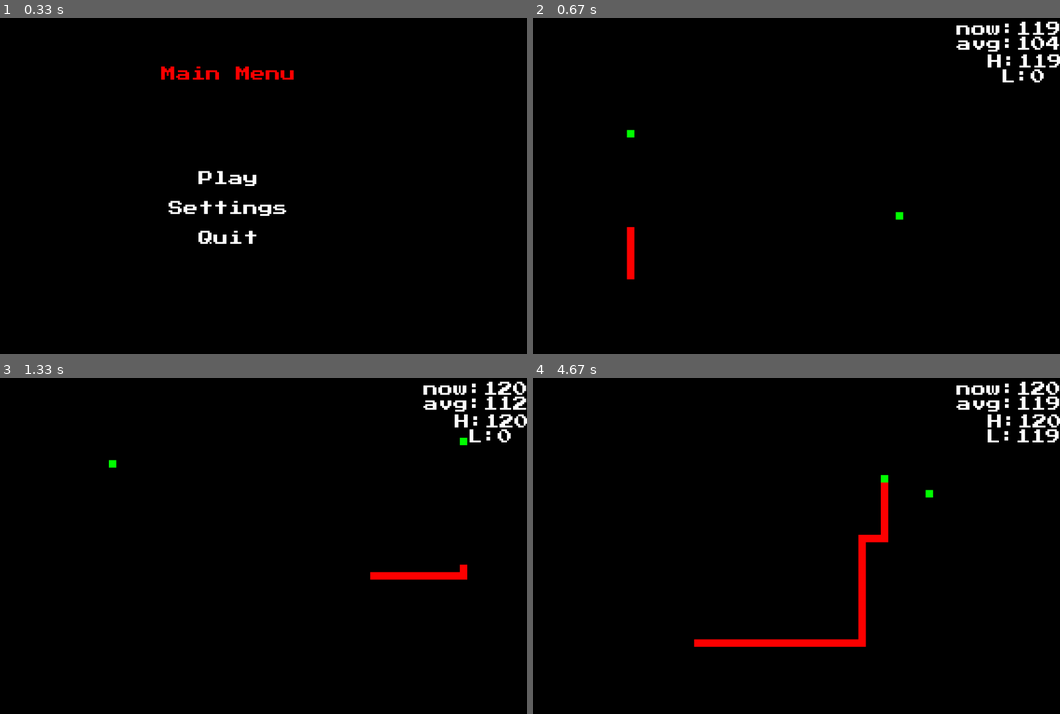
Above: before the commit, frames 1-4 (two rows, left to right).
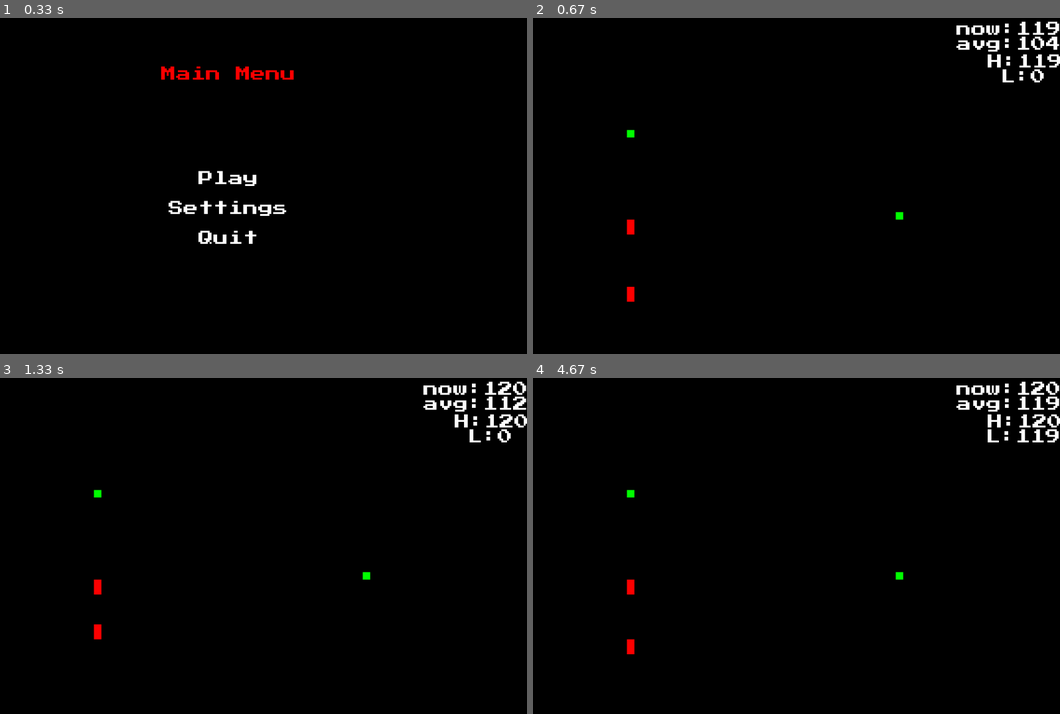
Above: after the commit, the same moments.

Repository: nmurphy101/Pygame2DFramework
Game: pygame game, started from main.py
Two runs of this game, one before a commit and one after it. Both use one fixed random seed, a clock stepped at 60 frames per second and the inputs below.
Inputs (mouse positions are in pixels of both pictures, inside the frame that each line leads up to):
- Up to frame 1 (0.33 s): no input
- Up to frame 2 (0.67 s): click (759, 179) at 0.38 s
- Up to frame 3 (1.33 s): no input
- Up to frame 4 (4.67 s): no input

Frame 1 is identical in both runs. In frame 2, 0.3% of the frame differs, in the area x 17-20%, y 59-85%; in frame 3, 0.7%; in frame 4, 1.9%, in the area x 17-76%, y 28-83%.

Commit message:
Trying to get tail segments moving more optimized... WIP

Diff:
--- a/pkg/snake_game/entities/entity.py
+++ b/pkg/snake_game/entities/entity.py
@@ -35,6 +35,8 @@
         self.alive = False
         # Determines if entity can be killed
         self.killable = True
+        # Entity is a child/follower in a train of same children
+        self.child_train = False
         # Entity ability cooldown timer
         self.abilty_cooldown = 1
         # Entity is player
@@ -88,7 +90,7 @@
         self.target = None
         self.secondary_target = None
         # children list
-        self.children = []
+        self.children = pygame.sprite.OrderedUpdates()
 
     def update(self):
 
@@ -114,8 +116,18 @@
                 line.draw(self)
             # Draw each child if there are any
             if self.children:
-                for child in self.children:
-                    child.draw(screen, obj_container)
+                if self.child_train:
+                    last_child = self.children.sprites()[-1]
+                    print(f"{last_child.ID}, {last_child.tail_pos}/{len(self.children)}")
+                    last_child.update()
+                    self.children.remove(last_child)
+                    self.children.add(last_child)
+                    dirty_rects = self.children.draw(screen)
+                    pygame.display.update(dirty_rects)
+                else:
+                    for child in self.children:
+                        child.draw(screen, obj_container)
+
 
     def interact(self, interacting_obj):
         # Play interacting_obj death sound
--- a/pkg/snake_game/entities/snake/snake.py
+++ b/pkg/snake_game/entities/snake/snake.py
@@ -71,14 +71,16 @@
         self.sound_death_volume = float(app.game.game_config["settings"]["sound"]["effect_volume"])/self.sound_mod
         # Interact sound
         # self.sound_interact = pygame.mixer.Sound("")
+        # Entity's children/followers in a train of same children objs
+        self.child_train = True
         # Number of tail segments
         self.num_tails = 5
         # Initilize starting tails
         for pos in range(self.num_tails+1):
             if pos == 0:
-                self.children.append(TailSegment(alpha_screen, screen, screen_size, app, self, pos, self.ID, player=self.player))
+                self.children.add(TailSegment(alpha_screen, screen, screen_size, app, self, pos, self, player=self.player))
             else:
-                self.children.append(TailSegment(alpha_screen, screen, screen_size, app, self.children[pos-1], pos, self.ID, player=self.player))
+                self.children.add(TailSegment(alpha_screen, screen, screen_size, app, self.children.sprites()[pos-1], pos, self, player=self.player))
 
     def grow(self, eaten_obj):
         '''
@@ -95,13 +97,13 @@
                     self.screen,
                     self.screen_size,
                     self.app,
-                    self.children[self.num_tails - 1],
+                    self.children.sprites()[self.num_tails - 1],
                     self.num_tails + 1,
-                    parent_id = self.ID,
+                    parent = self,
                     player=self.player,
                 )
                 tail.player = self.player
-                self.children.append(tail)
+                self.children.add(tail)
                 self.num_tails += 1
 
     def up_score(self, eaten_obj):
@@ -184,7 +186,7 @@
 
     Tail Segment for the snake
     '''
-    def __init__(self, alpha_screen, screen, screen_size, app, ahead_obj, tail_pos, parent_id, player=False):
+    def __init__(self, alpha_screen, screen, screen_size, app, ahead_obj, tail_pos, parent, player=False):
         # Name for this type of object
         self.name = "tail-segment_"
         # Initilize parent init
@@ -192,7 +194,7 @@
         # Entity is dead or alive
         self.alive = True
         # Parent of this child
-        self.parent_id = parent_id
+        self.parent = parent
         # Is this a entity part of the player obj?
         self.player = player
         # Determines if entity can be killed
@@ -228,21 +230,21 @@
         # Entity is a rectangle object
         self.rect = self.image.get_rect(topleft=self.position)
 
-    def draw(self, screen, _):
-        '''
-        draw
-        ~~~~~~~~~~
-
-        draw does stuff
+    def update(self):
+        '''
+        update
+        ~~~~~~~~~~
+
+        update does stuff
         '''
         if self.alive:
             # Save current position as last position
             self.prev_position = self.position
-            # located where the ahead obj was last
-            self.position = self.ahead_obj.prev_position
+            # located where the parent obj was last
+            self.position = self.parent.prev_position
             self.rect.topleft = self.position
             # Render the tail segment based on it's parameters
-            screen.blit(self.image, self.position)
+            # screen.blit(self.image, self.position)
 
     def interact(self, interacting_obj):
         # Play interacting_obj death sound
--- a/pkg/snake_game/entities/tele_portal/tele_portal.py
+++ b/pkg/snake_game/entities/tele_portal/tele_portal.py
@@ -63,7 +63,7 @@
         self.sight_lines = []
         # Initilize starting children if it has no parent (and thus is the parent)
         if not parent:
-            self.children.append(TelePortal(alpha_screen, screen, screen_size, app, parent=self))
+            self.children.add(TelePortal(alpha_screen, screen, screen_size, app, parent=self))
 
     def spawn(self, obj_container):
         '''
--- a/pkg/snake_game/game.py
+++ b/pkg/snake_game/game.py
@@ -136,7 +136,7 @@
         # player_snake = Snake(self.alpha_screen, self.screen, self.screen_size, self.app, player=True)
         # player_snake.speed_mod = .75
         enemy_snake = Snake(self.alpha_screen, self.screen, self.screen_size, self.app)
-        enemy_snake.speed_mod = 20
+        enemy_snake.speed_mod = 1
         enemy_snake.killable = False
         # enemy_snake2 = Snake(self.alpha_screen, self.screen, self.screen_size, self.app)
         # enemy_snake2.speed_mod = 3
--- a/pkg/snake_game/menus/pause/pause.py
+++ b/pkg/snake_game/menus/pause/pause.py
@@ -59,6 +59,6 @@
         (return_obj, self.MainMenu, 1),
     ]
 
-    print(len(self.game.obj_container[2].children))
+    # print(len(self.game.obj_container[2].children))
 
     return menu
